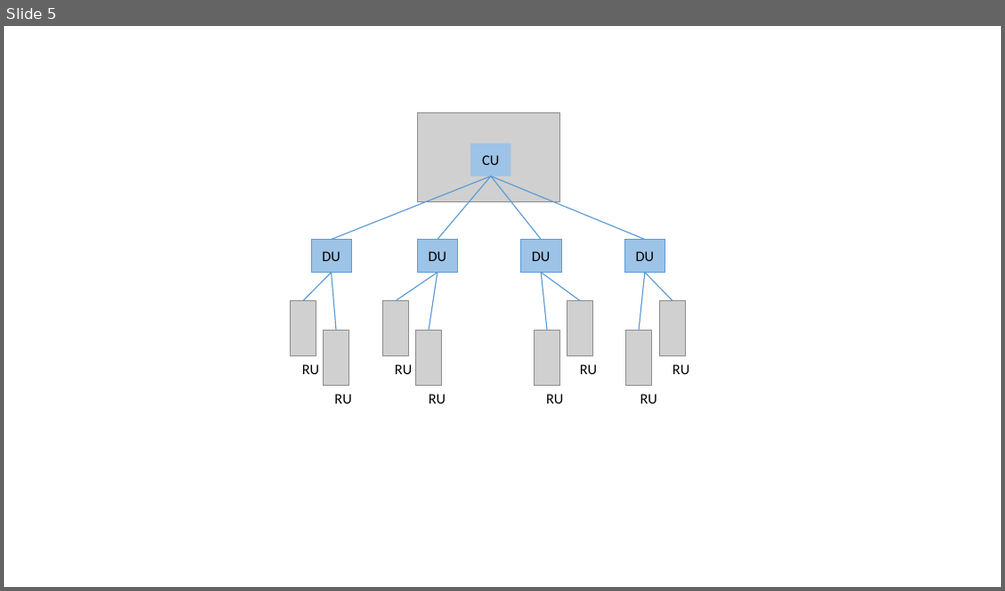
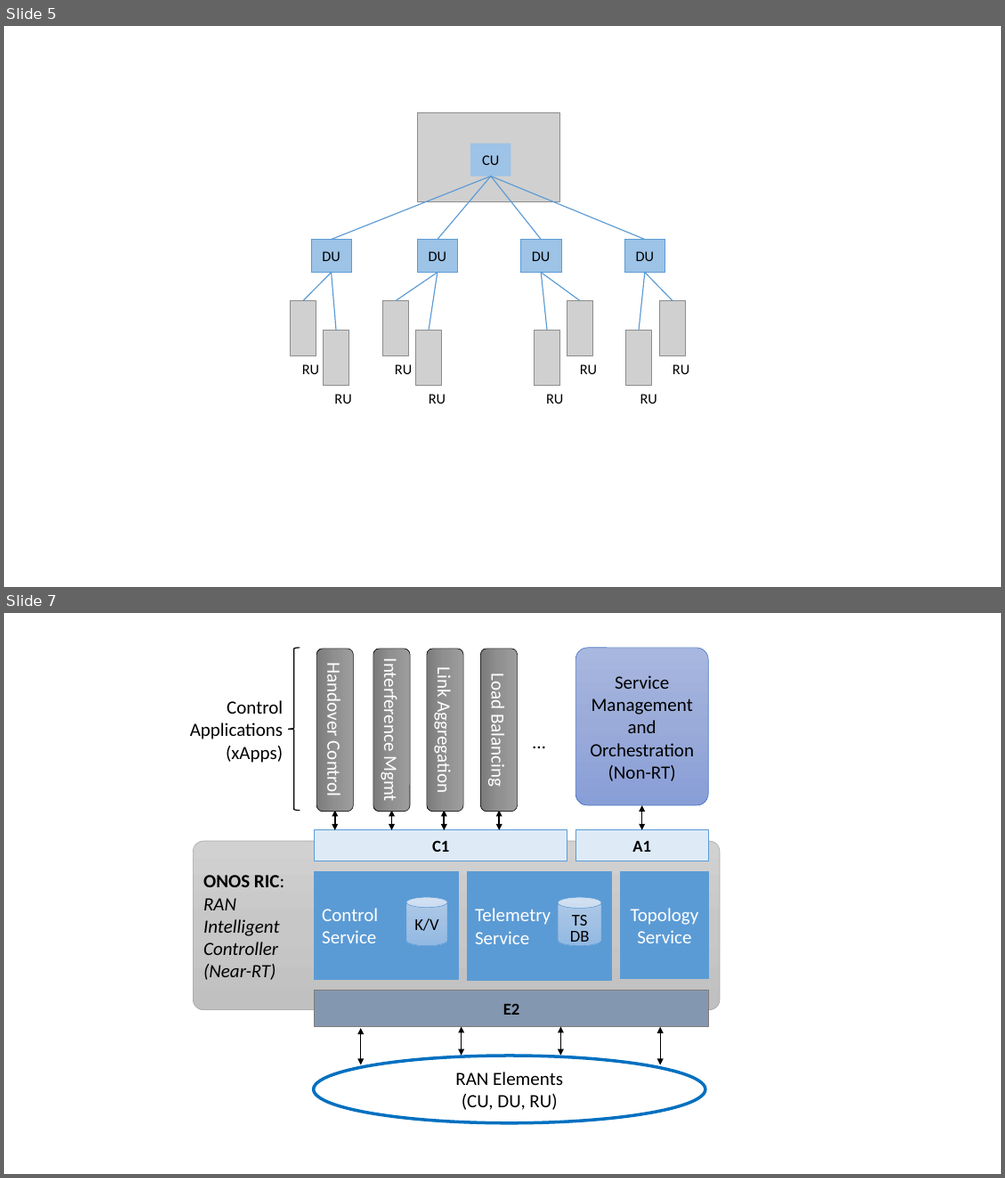
Before and after one commit to SystemsApproach/sdn, a slide deck: access.pptx. Shown one above the other, each under a label of ours: slide 5 before the commit, slides 5 and 7 after it; the slides between them are not shown. The pictures are 1005x591 and 1005x1178 pixels, drawn with LibreOffice and Linux fonts; fonts in the diff are those of the drawing; grey boxes stand for pictures. Boxes give left, top, right and bottom in pixels: in the first picture for what was removed or moved away, otherwise in the second. Text is boxed around its words. In the diff, an @@ line names an element or a change of style, - is before the commit and + after.

```diff
--- a/access.pptx
+++ b/access.pptx
@@ slide 7 added at (x1=4, y1=613, x2=1001, y2=1174), background #FFFFFF @@
@@ left brace added at (x1=288, y1=648, x2=300, y2=810), outline #000000 1 pt @@
@@ rounded rectangle added at (x1=317, y1=649, x2=354, y2=811), fill gradient #9D9D9D to #909090 to #7C7C7C, outline #000000 0.5 pt, 18 pt, text #FFFFFF @@
+Handover Control
@@ rounded rectangle added at (x1=373, y1=649, x2=410, y2=811), fill gradient #9D9D9D to #909090 to #7C7C7C, outline #000000 0.5 pt, 18 pt, text #FFFFFF @@
+Interference Mgmt
@@ rounded rectangle added at (x1=427, y1=649, x2=463, y2=811), fill gradient #9D9D9D to #909090 to #7C7C7C, outline #000000 0.5 pt, 18 pt, text #FFFFFF @@
+Link Aggregation
@@ rounded rectangle added at (x1=481, y1=649, x2=518, y2=811), fill gradient #9D9D9D to #909090 to #7C7C7C, outline #000000 0.5 pt, 18 pt, text #FFFFFF @@
+Load Balancing
@@ rounded rectangle added at (x1=575, y1=648, x2=708, y2=805), fill gradient #A8B7DF to #9AABD9 to #889ED7, outline #4472C4 0.5 pt, 18 pt, text #000000 @@
+Service Management
+and
+Orchestration
+(Non-RT)
@@ text added at (x1=190, y1=700, x2=283, y2=763), 18 pt, text #000000 @@
+Control
+Applications (xApps)
@@ text added at (x1=526, y1=727, x2=554, y2=756), 18 pt, text #000000 @@
+…
@@ double arrow added from (335, 811) to (335, 830), #000000 1.5 pt @@
@@ double arrow added from (391, 811) to (391, 830), #000000 1.5 pt @@
@@ double arrow added from (444, 811) to (444, 830), #000000 1.5 pt @@
@@ double arrow added from (499, 811) to (499, 830), #000000 1.5 pt @@
@@ double arrow added from (642, 830) to (642, 805), #000000 0.75 pt @@
@@ rounded rectangle added at (x1=194, y1=841, x2=720, y2=1010), fill gradient #D2D2D2 to #C8C8C8 to #C0C0C0, outline #A5A5A5 0.5 pt, 18 pt, text #000000, italic @@
+ONOS RIC:
+RAN
+Intelligent
+Controller
+(Near-RT)
@@ rectangle added at (x1=315, y1=830, x2=567, y2=861), fill #DEEBF7, outline #5B9BD5 0.75 pt, 16 pt, text #000000, bold @@
+C1
@@ rectangle added at (x1=575, y1=830, x2=708, y2=861), fill #DEEBF7, outline #5B9BD5 0.75 pt, 16 pt, text #000000, bold @@
+A1
@@ rectangle added at (x1=315, y1=871, x2=458, y2=979), fill #5B9BD5, outline #5B9BD5 0.75 pt, 18 pt, text #FFFFFF @@
+Control
+Service
@@ rectangle added at (x1=468, y1=871, x2=611, y2=980), fill #5B9BD5, outline #5B9BD5 0.75 pt, 18 pt, text #FFFFFF @@
+Telemetry
+Service
@@ rectangle added at (x1=621, y1=872, x2=708, y2=979), fill #5B9BD5, outline #5B9BD5 0.75 pt, 18 pt, text #FFFFFF @@
+Topology
+Service
@@ cylinder added at (x1=406, y1=897, x2=447, y2=946), fill gradient #B1CBE9 to #A3C1E5 to #93B9E4, outline #5B9BD5 0.5 pt, 16 pt, text #000000 @@
+K/V
@@ cylinder added at (x1=558, y1=897, x2=602, y2=946), fill gradient #B1CBE9 to #A3C1E5 to #93B9E4, outline #5B9BD5 0.5 pt, 16 pt, text #000000 @@
+TS
+DB
@@ rectangle added at (x1=315, y1=989, x2=708, y2=1027), fill #8497B0, outline #7C7C7C 0.75 pt, 16 pt, text #000000, bold @@
+E2
@@ double arrow added from (361, 1028) to (361, 1064), #000000 0.75 pt @@
@@ double arrow added from (461, 1027) to (461, 1055), #000000 0.75 pt @@
@@ double arrow added from (561, 1027) to (561, 1055), #000000 0.75 pt @@
@@ double arrow added from (661, 1027) to (661, 1064), #000000 0.75 pt @@
@@ ellipse added at (x1=314, y1=1055, x2=705, y2=1123), fill #FFFFFF, outline #0070C0 3 pt, 18 pt, text #000000 @@
+RAN Elements
+(CU, DU, RU)
```
Also in this commit, not shown: 3 slides changed, 5 other files.
